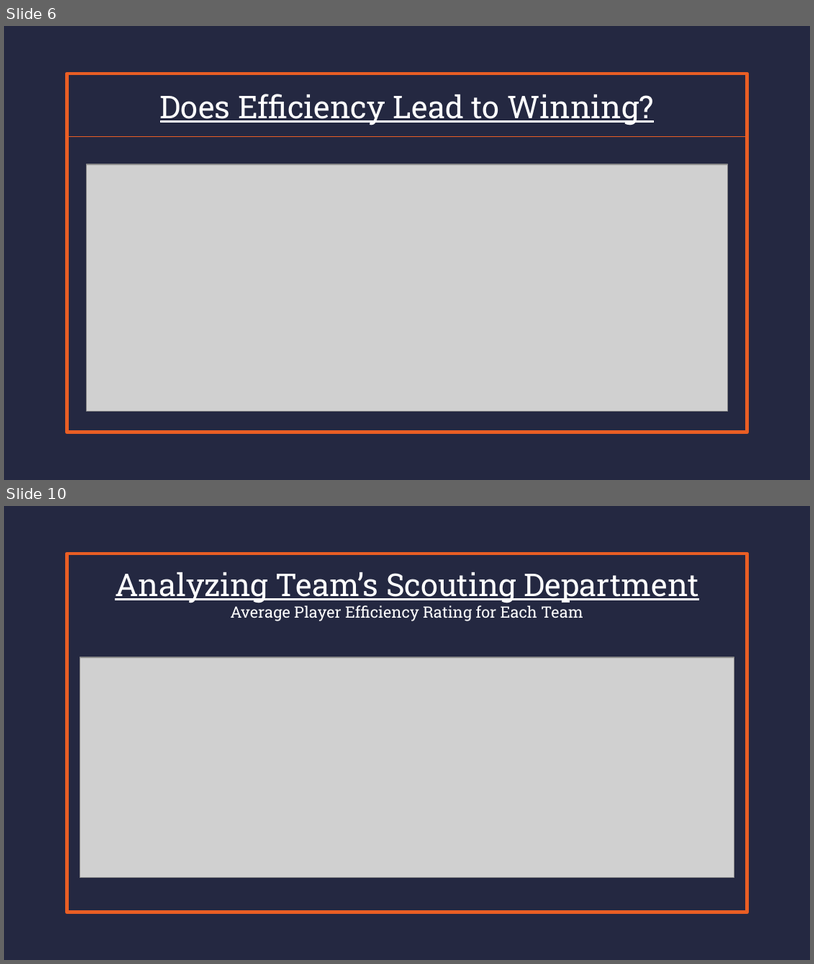
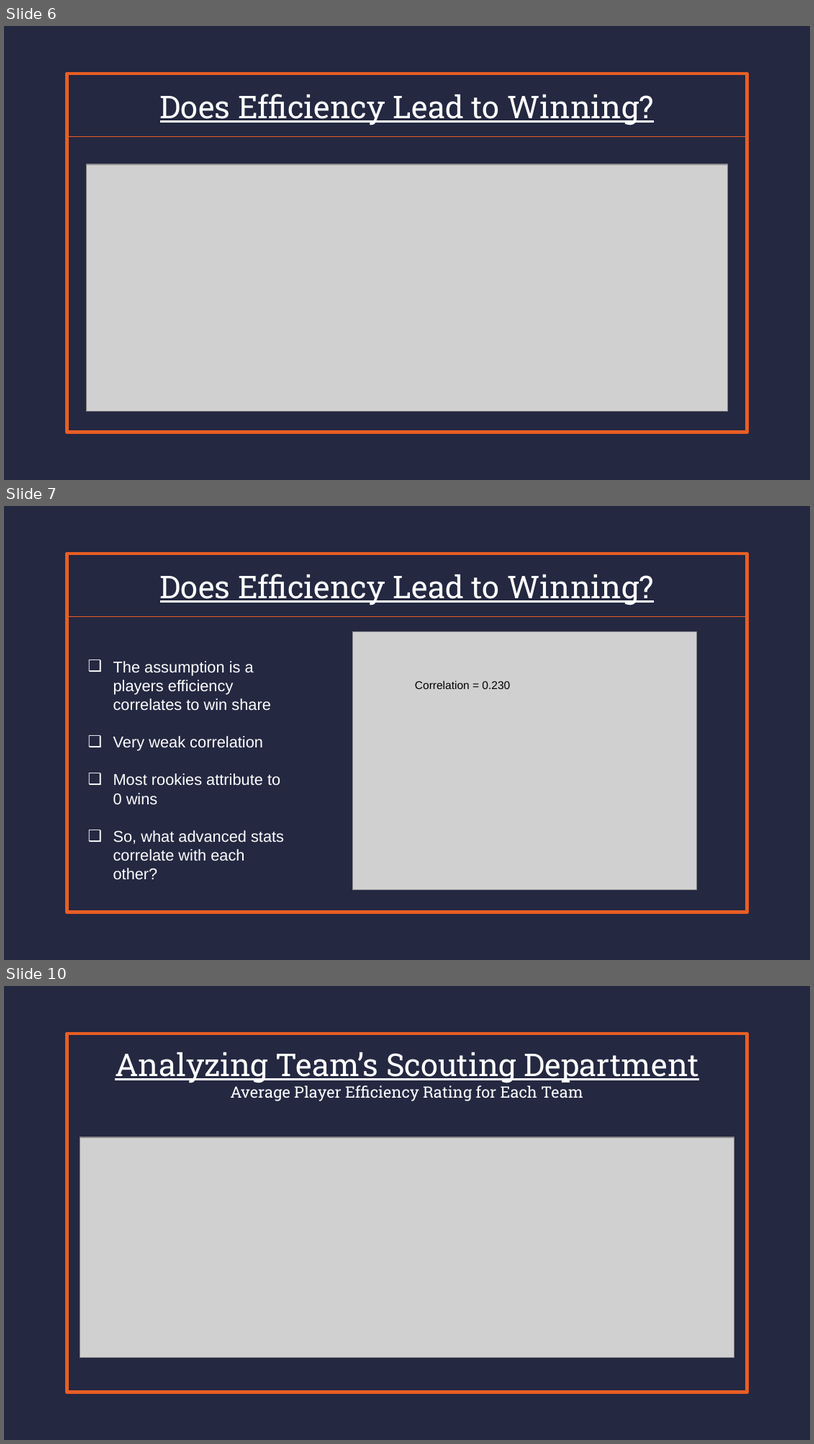
Before and after one commit to Zavello/capstone_DA12_NBA, a slide deck: CapStone Presentation.pptx. Shown one above the other, each under a label of ours: slides 6 and 10 before the commit, slides 6, 7 and 10 after it; the slides between them are not shown. The pictures are 814x964 and 814x1444 pixels, drawn with LibreOffice and Linux fonts; fonts in the diff are those of the drawing; grey boxes stand for pictures. Boxes give left, top, right and bottom in pixels: in the first picture for what was removed or moved away, otherwise in the second. Text is boxed around its words. In the diff, an @@ line names an element or a change of style, - is before the commit and + after.

```diff
--- a/CapStone Presentation.pptx
+++ b/CapStone Presentation.pptx
@@ slide 7 added at [4, 506, 810, 960], background #242841; not listed: 1 template element that a slide beside it also shows @@
@@ rectangle added at [67, 554, 748, 616], outline #E95E24 0.75 pt, 28 pt, text #FFFFFF, underline @@
+Does Efficiency Lead to Winning?
@@ picture added at [353, 631, 697, 889] @@
@@ text added at [113, 661, 284, 880], 14 pt, text #FFFFFF @@
+❑ The assumption is a players efficiency correlates to win share
+❑ Very weak correlation
+❑ Most rookies attribute to 0 wins
+❑ So, what advanced stats correlate with each other?
@@ text added at [415, 680, 510, 689], 10 pt, text #000000 @@
+Correlation = 0.230
```
Also in this commit, not shown: 4 slides changed, 3 other slides added, 3 slides removed, 5 other files.
